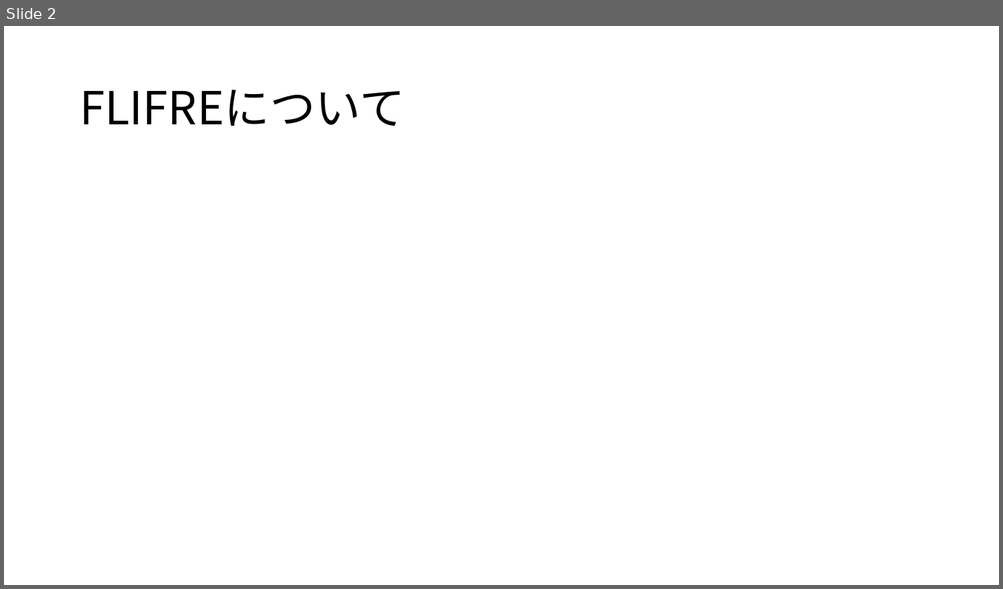
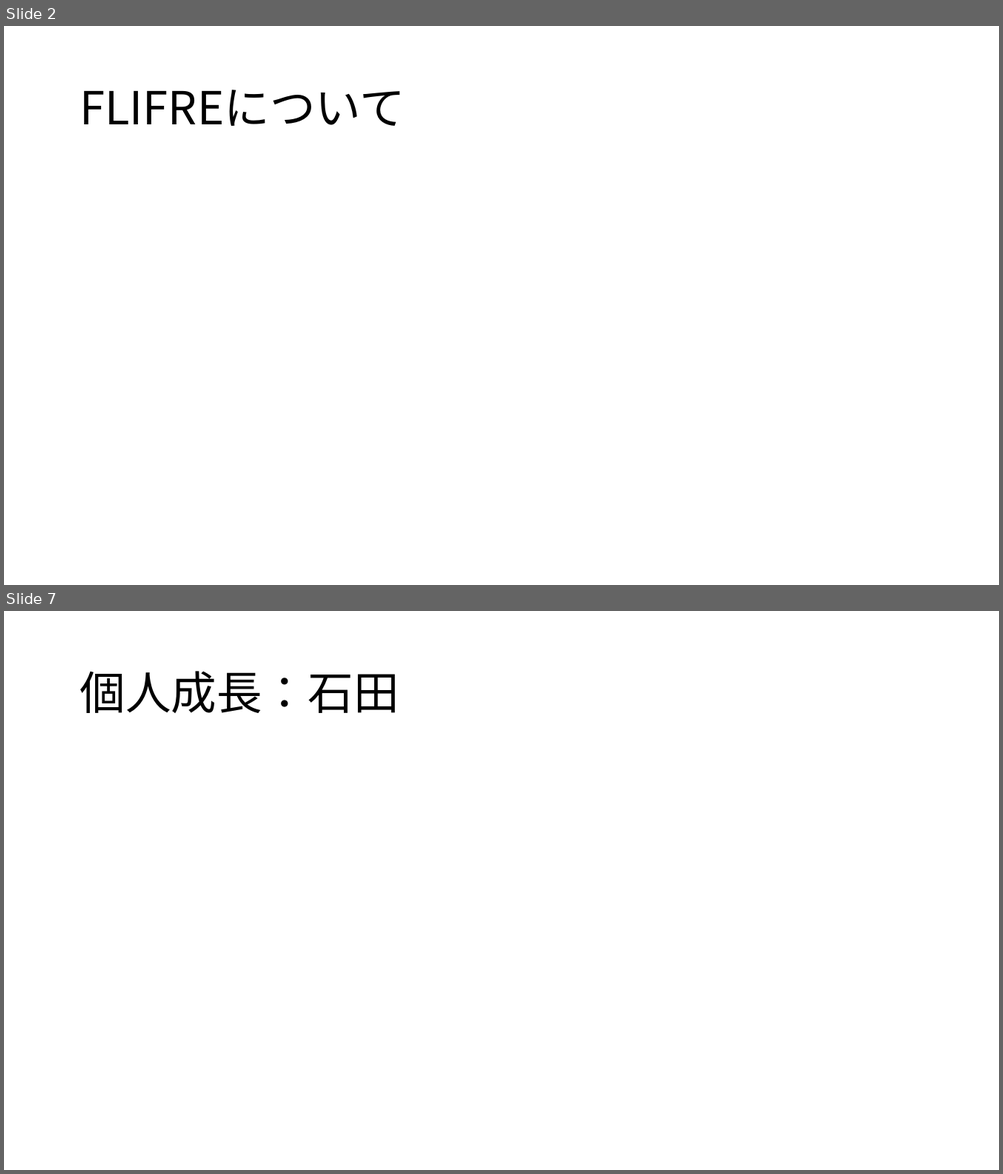
Before and after one commit to dojo2022/B-3, a slide deck: doc/B3炙りえんがわ_成果発表会資料.pptx. Shown one above the other, each under a label of ours: slide 2 before the commit, slides 2 and 7 after it; the slides between them are not shown. The pictures are 1003x589 and 1003x1174 pixels, drawn with LibreOffice and Linux fonts; fonts in the diff are those of the drawing. Boxes give left, top, right and bottom in pixels: in the first picture for what was removed or moved away, otherwise in the second. Text is boxed around its words. In the diff, an @@ line names an element or a change of style, - is before the commit and + after.

```diff
--- a/doc/B3炙りえんがわ_成果発表会資料.pptx
+++ b/doc/B3炙りえんがわ_成果発表会資料.pptx
@@ slide 7 added at [4,611,999,1170], background #FFFFFF @@
@@ title added at [79,671,398,713], 44 pt, text #000000 @@
+個人成長：石田
```
Also in this commit, not shown: 2 slides changed, 5 other slides added.
